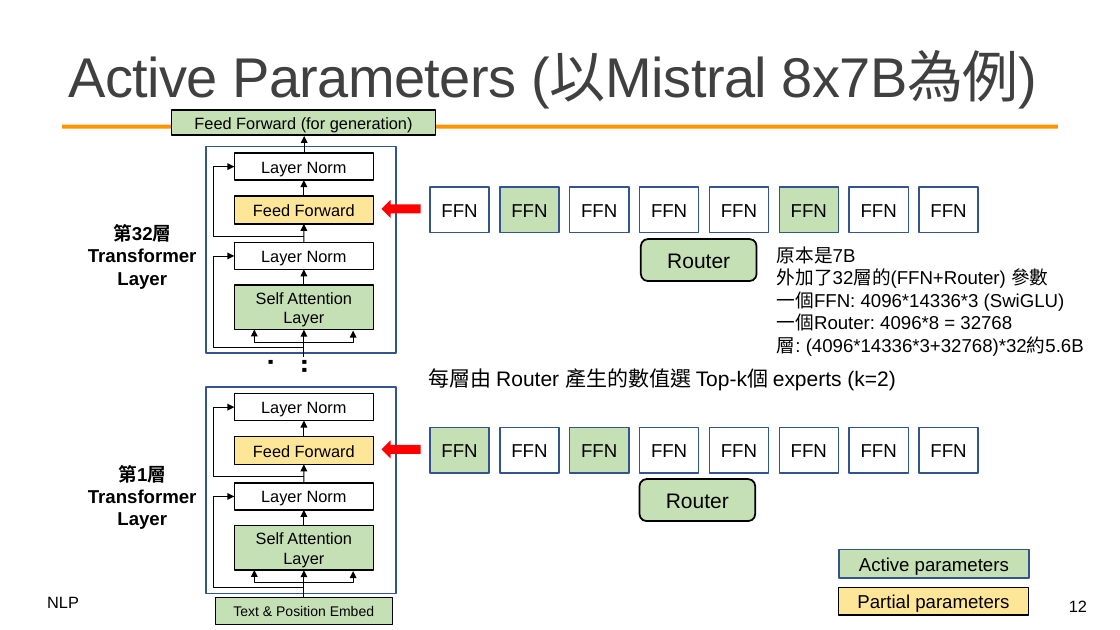
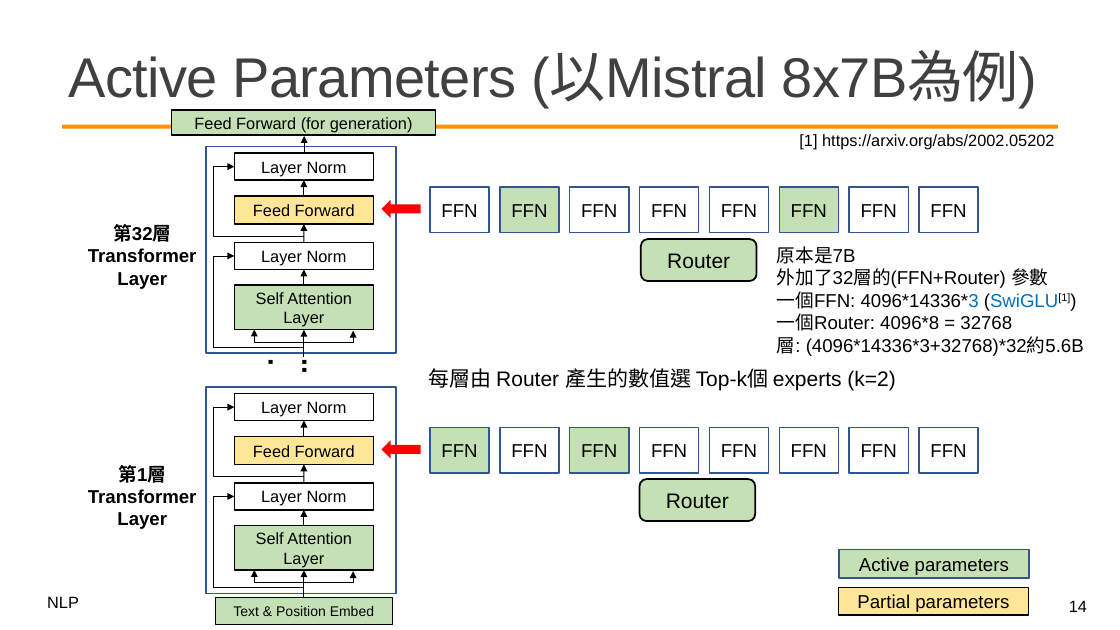
Before and after one commit to mcps5601/CGUNLP_2025_Spring, a slide deck: slide 14 of slides/moe_0601.pptx (slide 12 before the commit). Drawn at 1120x630 pixels with LibreOffice and Linux fonts; fonts in the diff are those of the drawing; background and template pictures are left out. Boxes give left, top, right and bottom in pixels: in the first picture for what was removed or moved away, otherwise in the second. Text is boxed around its words. In the diff, an @@ line names an element or a change of style, - is before the commit and + after.

```diff
--- a/slides/moe_0601.pptx
+++ b/slides/moe_0601.pptx
@@ text added at [799,134,1054,149], 14 pt, text #000000 @@
+[1] https://arxiv.org/abs/2002.05202
@@ text at [777,291,1070,311]: text changed @@
-一個FFN: 4096*14336*3 (SwiGLU)
+一個FFN: 4096*14336*3 (SwiGLU[1])
@@ page number at [1069,600,1087,612]: text changed @@
-12
+14
```
Also in this commit, not shown: 8 other slides changed, 5 slides added, 1 slide removed, 1 other file.
